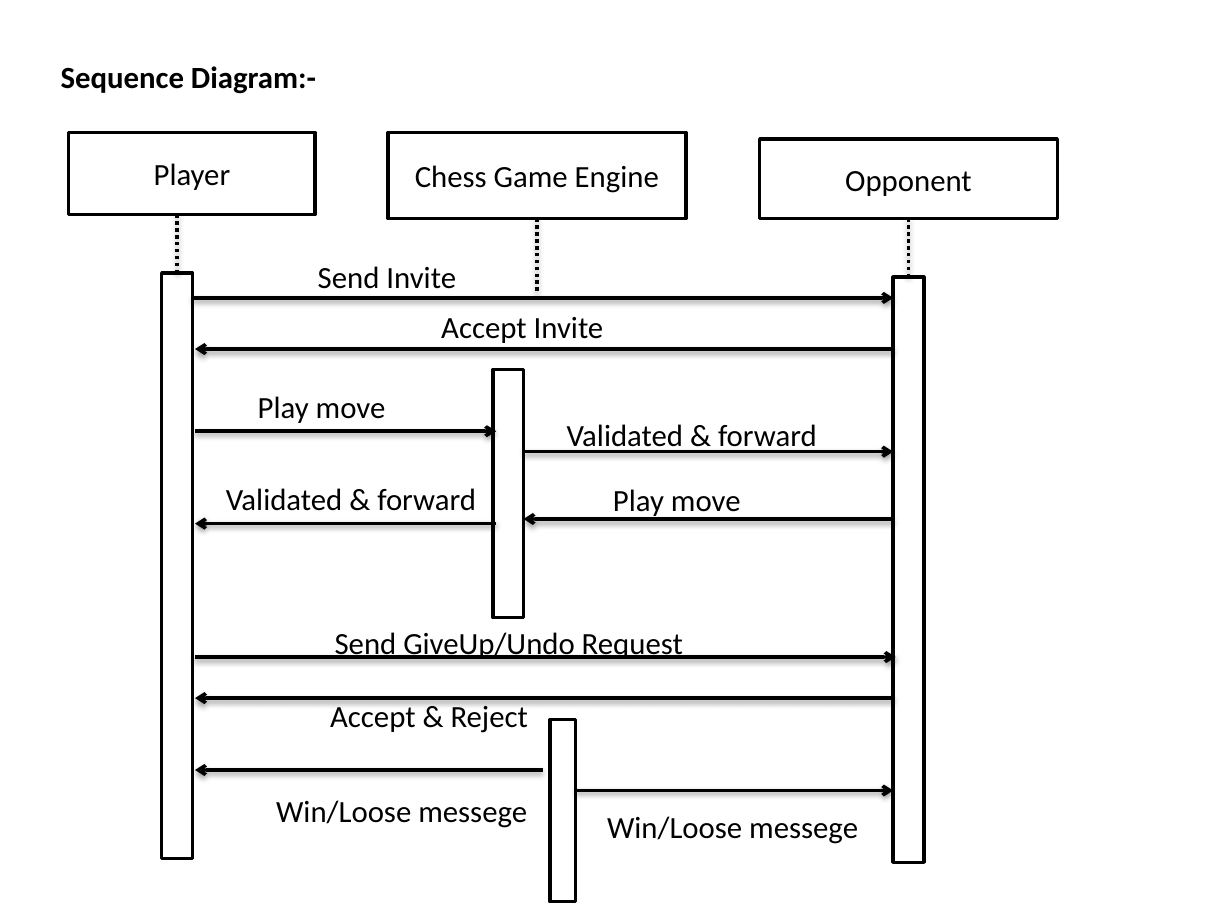
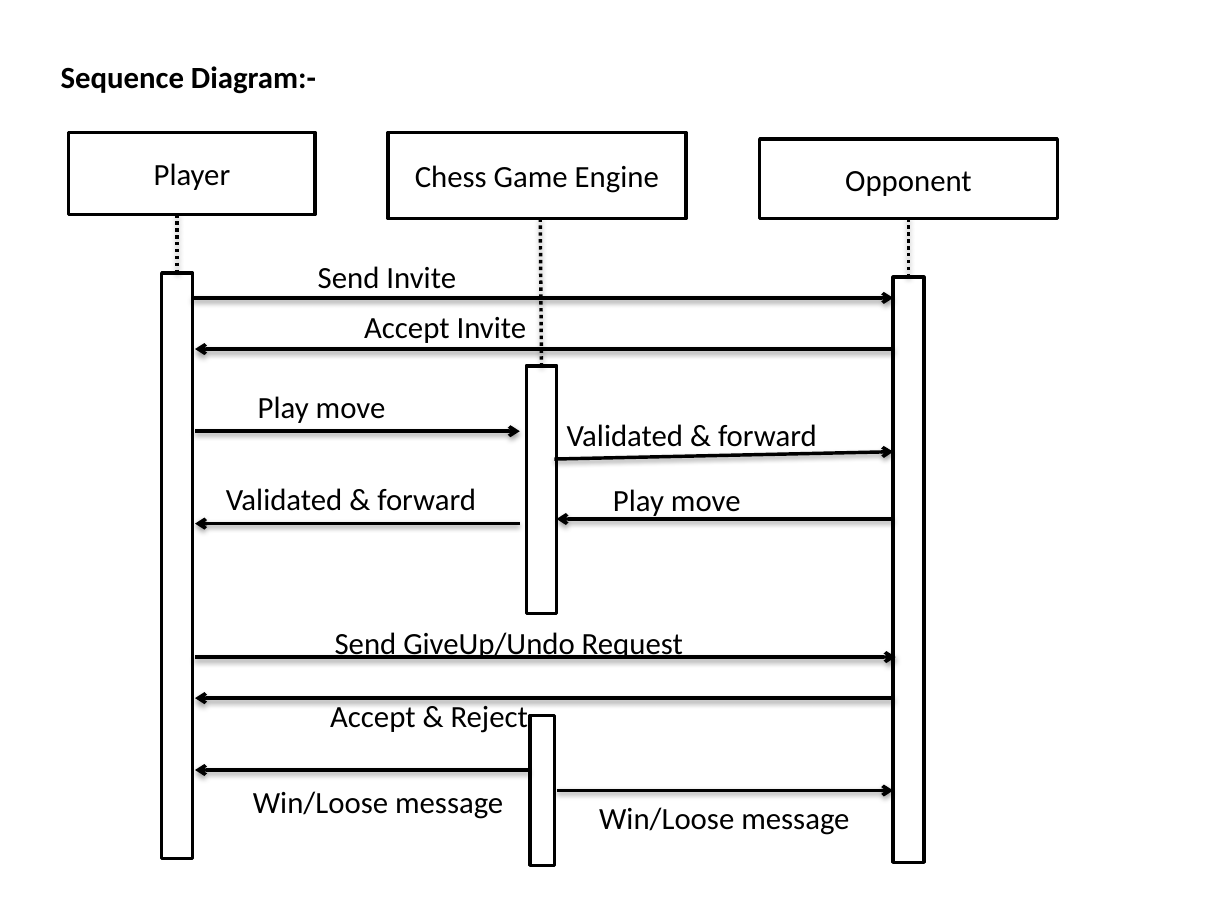
Before and after one commit to akshaydongaregit/OnlineChess, a slide deck: slide 9 of docs/Presentation-chess.pptx. Drawn at 1232x924 pixels with LibreOffice and Linux fonts; fonts in the diff are those of the drawing. Boxes give left, top, right and bottom in pixels: in the first picture for what was removed or moved away, otherwise in the second. Text is boxed around its words. In the diff, an @@ line names an element or a change of style, - is before the commit and + after.

```diff
--- a/docs/Presentation-chess.pptx
+++ b/docs/Presentation-chess.pptx
@@ line moved from (537, 218) - (537, 293) to (541, 218) - (542, 366) @@
@@ text "Accept Invite" moved from (x1=441, y1=317, x2=604, y2=343) to (x1=364, y1=317, x2=527, y2=343) @@
@@ rectangle moved from (x1=493, y1=370, x2=524, y2=617) to (x1=526, y1=366, x2=557, y2=614) @@
@@ arrow moved from (195, 431) - (496, 431) to (195, 431) - (520, 431) @@
@@ arrow moved from (524, 452) - (893, 452) to (554, 460) - (893, 452) @@
@@ arrow moved from (496, 524) - (195, 524) to (520, 524) - (195, 524) @@
@@ arrow moved from (893, 519) - (524, 519) to (893, 519) - (557, 519) @@
@@ rectangle resized from (x1=549, y1=719, x2=575, y2=902) to (x1=530, y1=716, x2=554, y2=865) @@
@@ arrow moved from (543, 770) - (195, 770) to (530, 770) - (195, 770) @@
@@ text at (x1=253, y1=791, x2=503, y2=819): text changed @@
-Win/Loose messege
+Win/Loose message
@@ arrow moved from (575, 791) - (893, 791) to (557, 791) - (893, 791) @@
@@ text at (x1=599, y1=807, x2=849, y2=835): text changed @@
-Win/Loose messege
+Win/Loose message
```
Also in this commit, not shown: 3 other slides changed, 4 other files.
